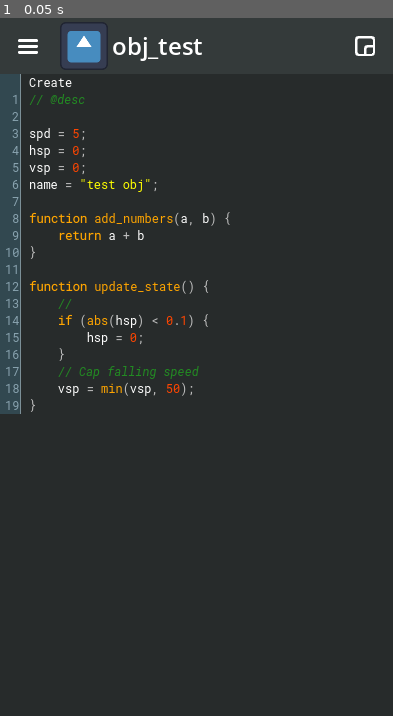
Above: before the commit, frame 1.
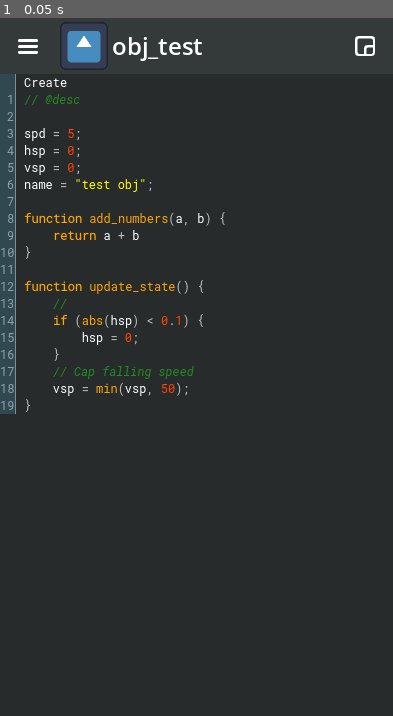
Above: after the commit, the same moment.

Repository: brenioks/DroidMakerUI
Game: Godot game, scene res://workplace.tscn
Two runs of this game, one before a commit and one after it. Both use one fixed random seed, a clock stepped at 60 frames per second and the inputs below. The engine's default icon, where the game draws it, is replaced by a stand-in: a white triangle on a blue panel in a dark square.
Inputs:
- Up to frame 1 (0.05 s): no input

The runs differ from the first frame. In frame 1, 3.5% of the frame differs, in the area x 0-59%, y 8-57%.

Commit message:
Removed Gutter left margin (Minimun Size)

Diff:
--- a/workplace.tscn
+++ b/workplace.tscn
@@ -102,7 +102,6 @@
 theme_override_constants/separation = 8
 
 [node name="Gutter" parent="Main/Column/EventList/CodeGroup" unique_id=650094435 instance=ExtResource("4_gwg38")]
-custom_minimum_size = Vector2(21, 0)
 layout_mode = 2
 
 [node name="Code" type="RichTextLabel" parent="Main/Column/EventList/CodeGroup" unique_id=503353715]
